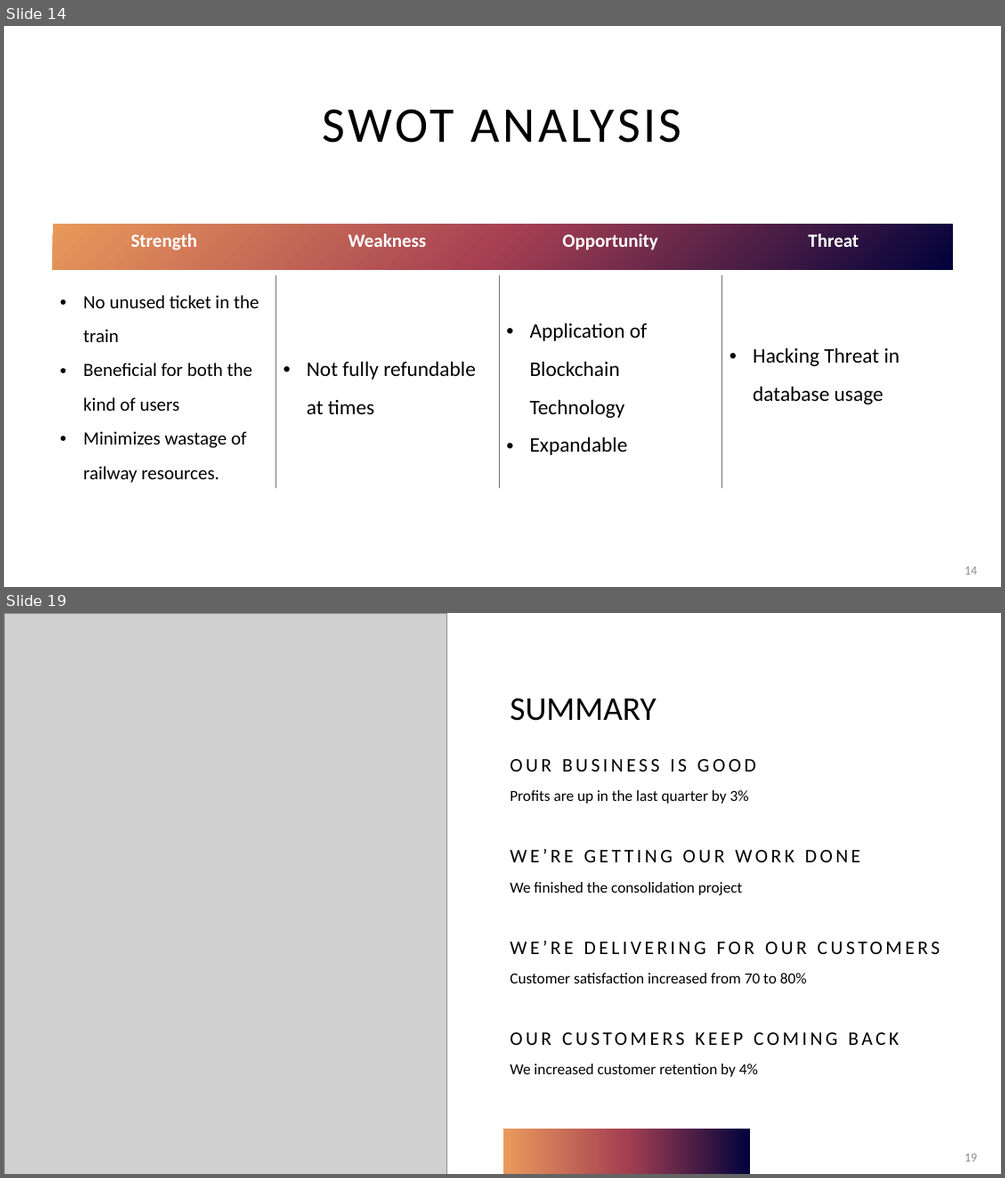
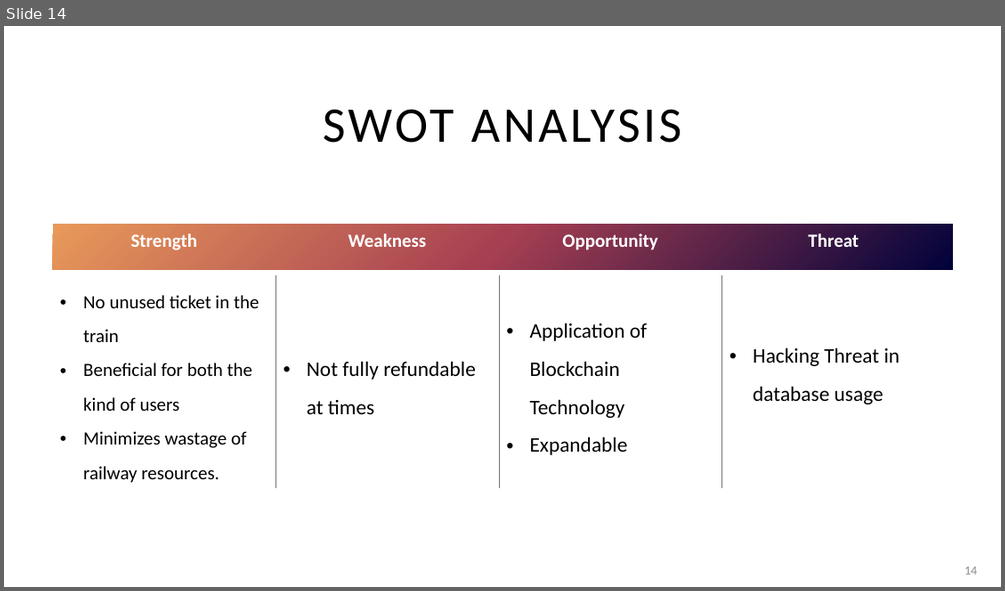
Before and after one commit to zhalok/HACKNSU4_SUST_Agile_Team, a slide deck: SUST_AGILE_TEAM.pptx. Shown one above the other, each under a label of ours: slides 14 and 19 before the commit, slide 14 after it; the slides between them are not shown. The pictures are 1005x1178 and 1005x591 pixels, drawn with LibreOffice and Linux fonts; fonts in the diff are those of the drawing; grey boxes stand for pictures. Boxes give left, top, right and bottom in pixels: in the first picture for what was removed or moved away, otherwise in the second. Text is boxed around its words. In the diff, an @@ line names an element or a change of style, - is before the commit and + after.

```diff
--- a/SUST_AGILE_TEAM.pptx
+++ b/SUST_AGILE_TEAM.pptx
@@ slide 19 removed at box(4, 613, 1001, 1174), background #FFFFFF @@
@@ picture removed at box(4, 613, 446, 1174) @@
@@ title removed at box(510, 698, 655, 721) @@
-SUMMARY
@@ text removed at box(510, 759, 939, 1077) @@
-OUR BUSINESS IS GOOD
-Profits are up in the last quarter by 3%
-WE’RE GETTING OUR WORK DONE
-We finished the consolidation project
-WE’RE DELIVERING FOR OUR CUSTOMERS
-Customer satisfaction increased from 70 to 80%
-OUR CUSTOMERS KEEP COMING BACK
-We increased customer retention by 4%
@@ rectangle removed at box(503, 1128, 751, 1174) @@
@@ page number removed at box(964, 1153, 977, 1161) @@
-19
```
Also in this commit, not shown: 5 slides changed, 3 slides added, 4 other slides removed.
